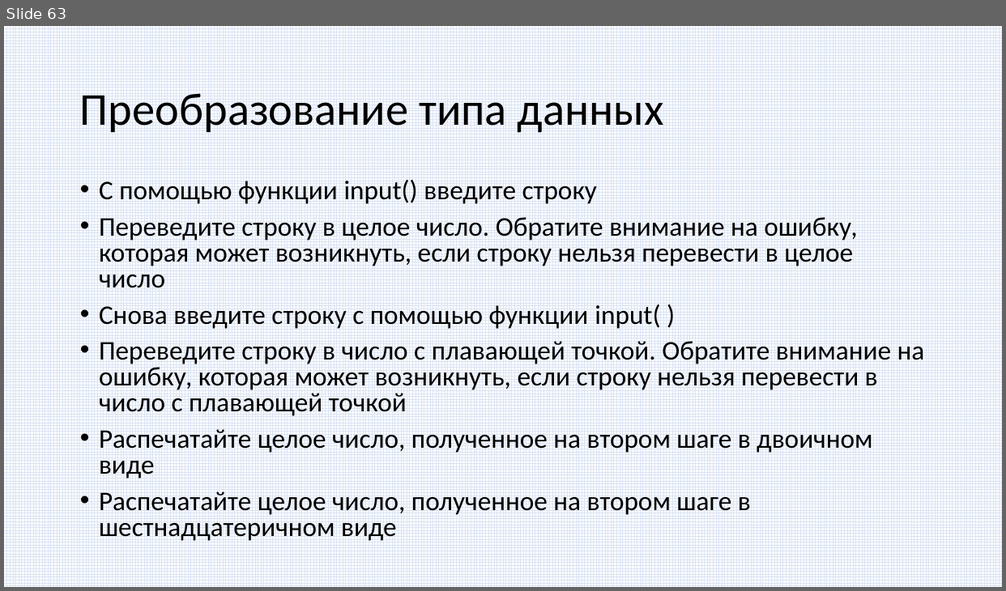
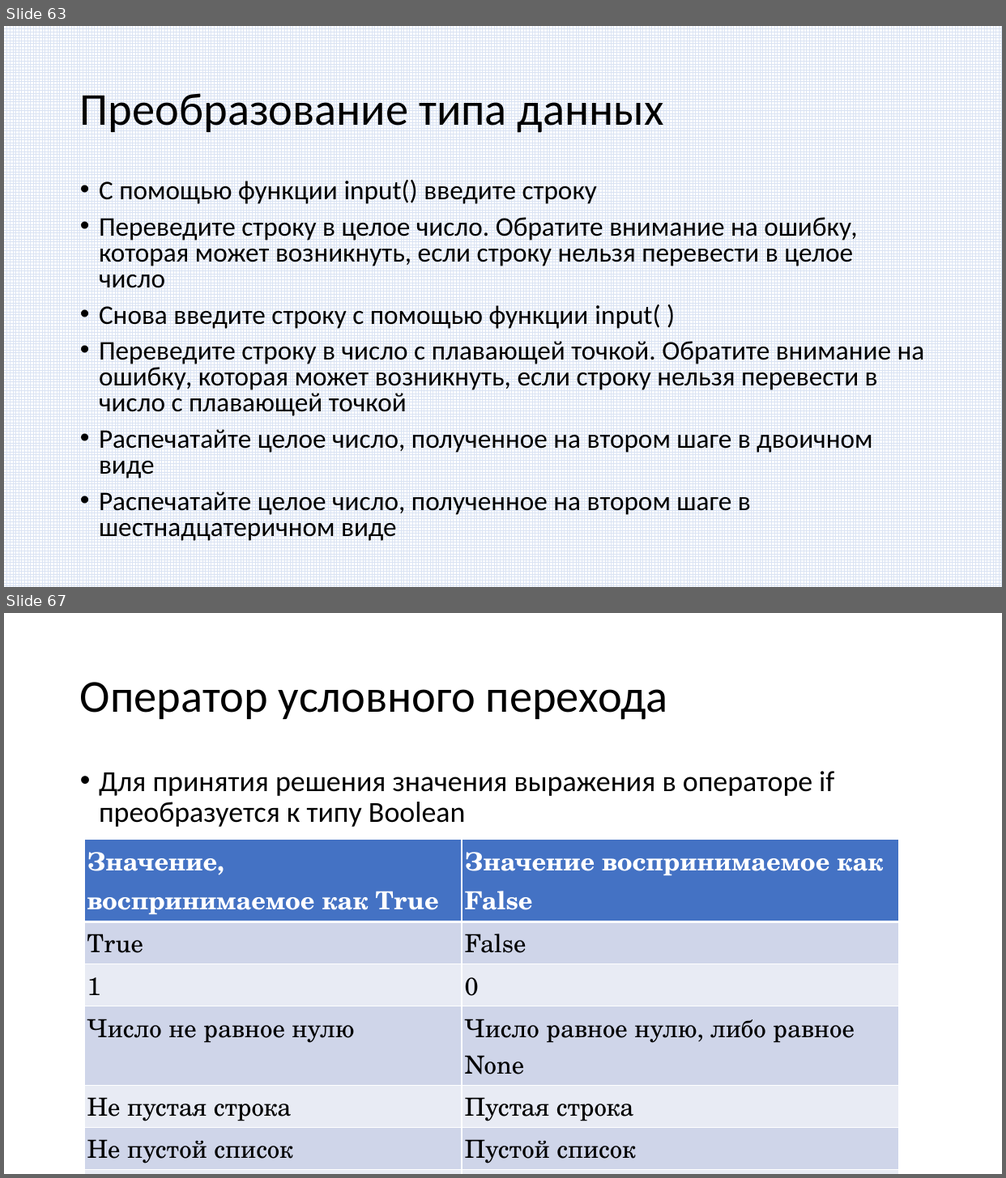
Before and after one commit to paveltsytovich/telegram-course, a slide deck: Presentation/Основы алгоритмизации и программирования.pptx. Shown one above the other, each under a label of ours: slide 63 before the commit, slides 63 and 67 after it; the slides between them are not shown. The pictures are 1006x591 and 1006x1178 pixels, drawn with LibreOffice and Linux fonts; fonts in the diff are those of the drawing. Boxes give left, top, right and bottom in pixels: in the first picture for what was removed or moved away, otherwise in the second. Text is boxed around its words. In the diff, an @@ line names an element or a change of style, - is before the commit and + after.

Commit message:
Оператор if и условное выражение

```diff
--- a/Presentation/Основы алгоритмизации и программирования.pptx
+++ b/Presentation/Основы алгоритмизации и программирования.pptx
@@ slide 67 added at box(4, 613, 1002, 1174), background #FFFFFF @@
@@ title added at box(80, 682, 668, 720), 44 pt, text #000000 @@
+Оператор условного перехода
@@ text added at box(99, 771, 834, 827), 28 pt, text #000000 @@
+• Для принятия решения значения выражения в операторе if преобразуется к типу Boolean
@@ table added at box(84, 839, 898, 1167), 7 rows, 2 columns @@
+Значение, воспринимаемое как True | Значение воспринимаемое как False
+True | False
+1 | 0
+Число не равное нулю | Число равное нулю, либо равное None
+Не пустая строка | Пустая строка
+Не пустой список | Пустой список
+Не пустой кортеж/словарь/множество | Пустой кортеж/словарь/множество
```
Also in this commit, not shown: 4 other slides added, 1 other file.
